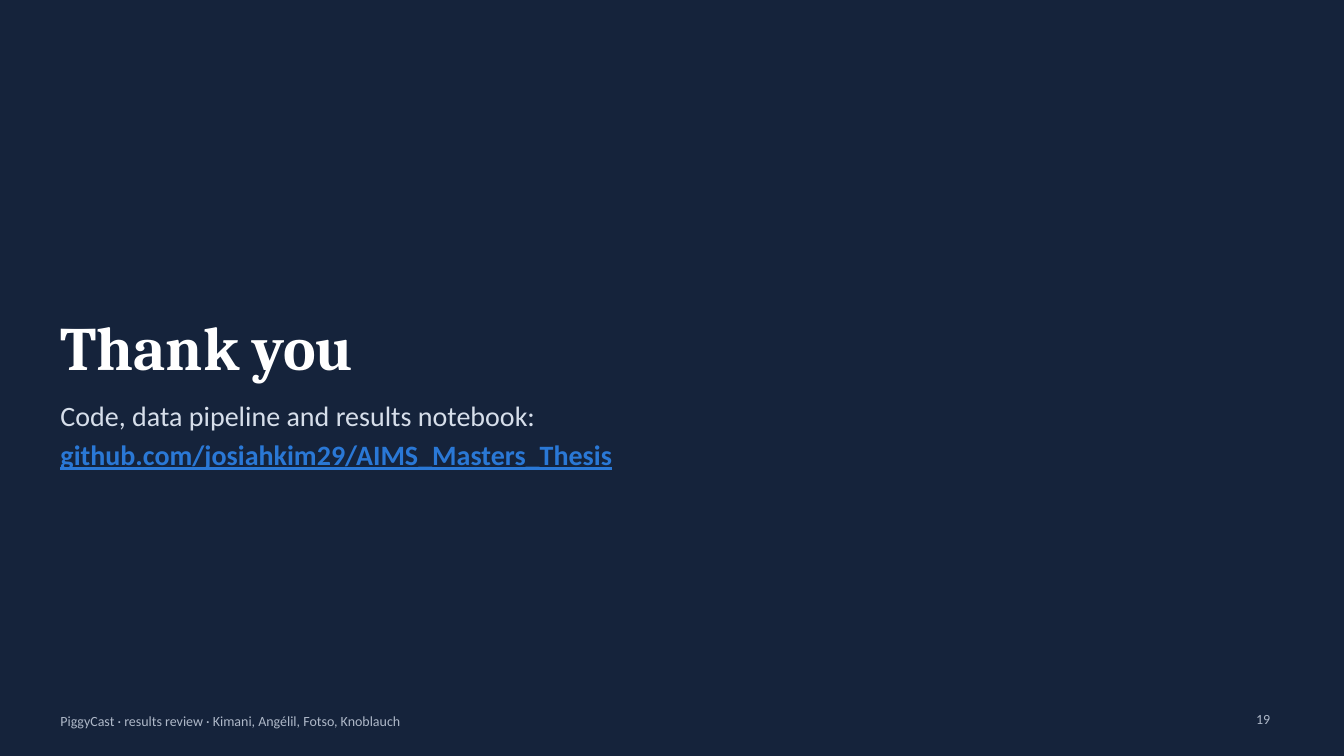
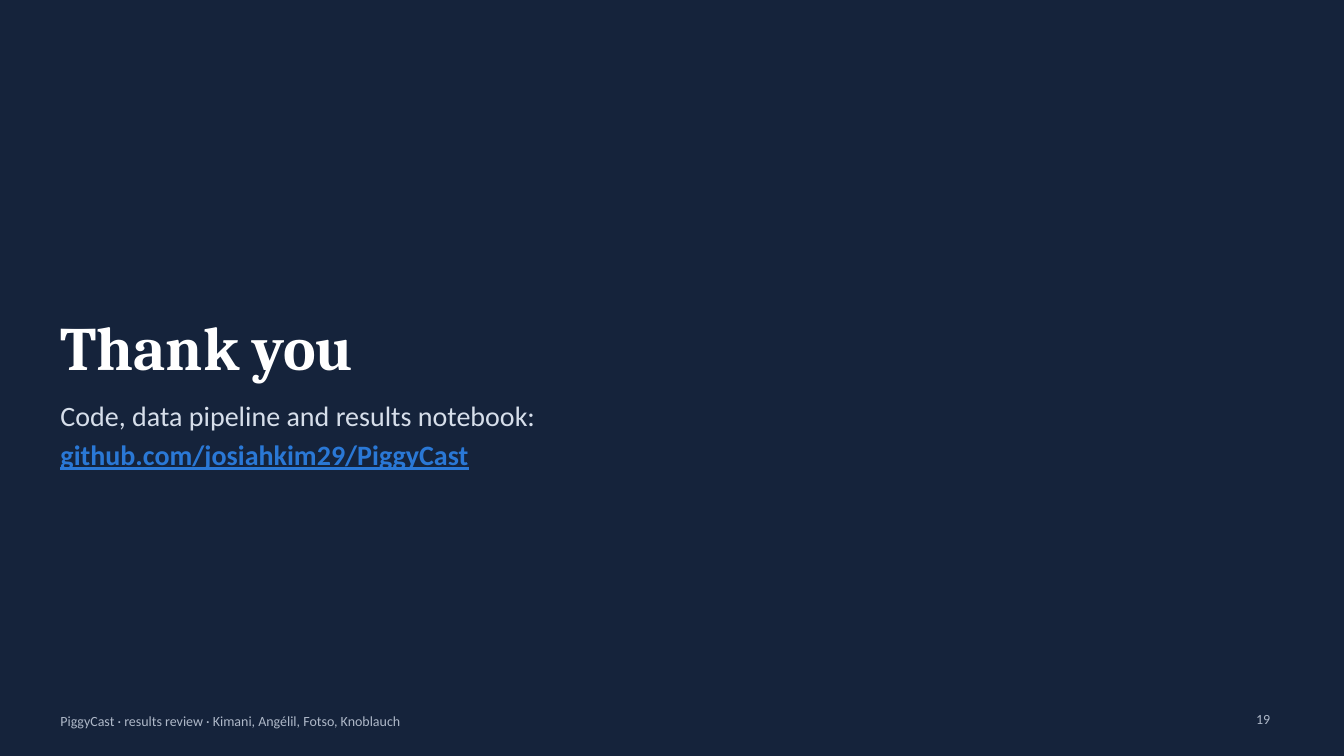
Before and after one commit to josiahkim29/AIMS_Masters_Thesis, a slide deck: slide 19 of PiggyCast_Arxiv_Paper/presentation/PiggyCast_results_review.pptx. Drawn at 1344x756 pixels with LibreOffice and Linux fonts; fonts in the diff are those of the drawing. Boxes give left, top, right and bottom in pixels: in the first picture for what was removed or moved away, otherwise in the second. Text is boxed around its words. In the diff, an @@ line names an element or a change of style, - is before the commit and + after.

```diff
--- a/PiggyCast_Arxiv_Paper/presentation/PiggyCast_results_review.pptx
+++ b/PiggyCast_Arxiv_Paper/presentation/PiggyCast_results_review.pptx
@@ text at (60, 445, 468, 470): text changed @@
-github.com/josiahkim29/AIMS_Masters_Thesis
+github.com/josiahkim29/PiggyCast
```
Also in this commit, not shown: 6 other files.
